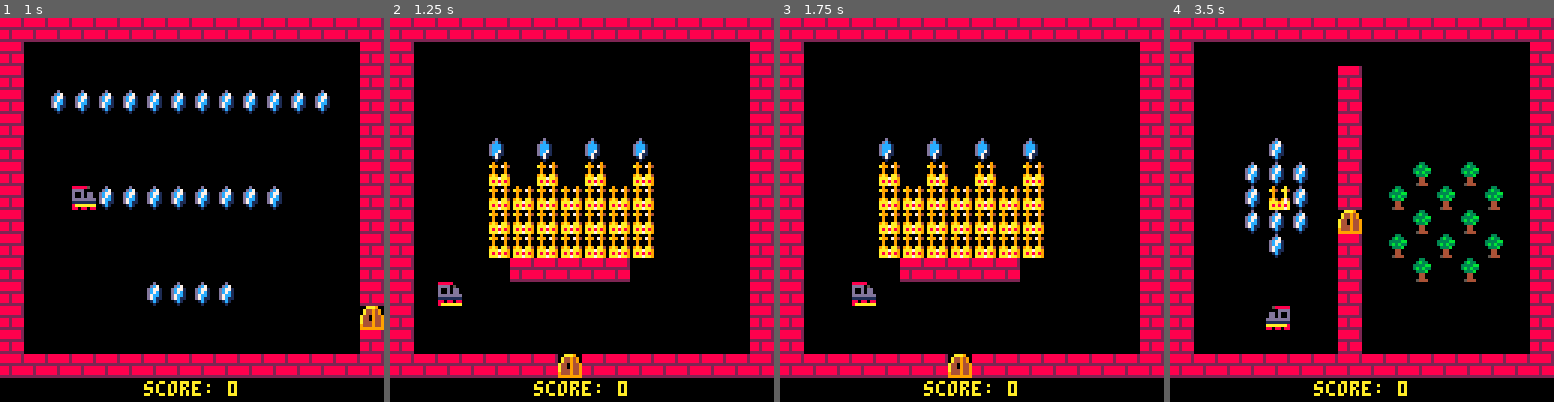
Above: before the commit, frames 1-4 (left to right).
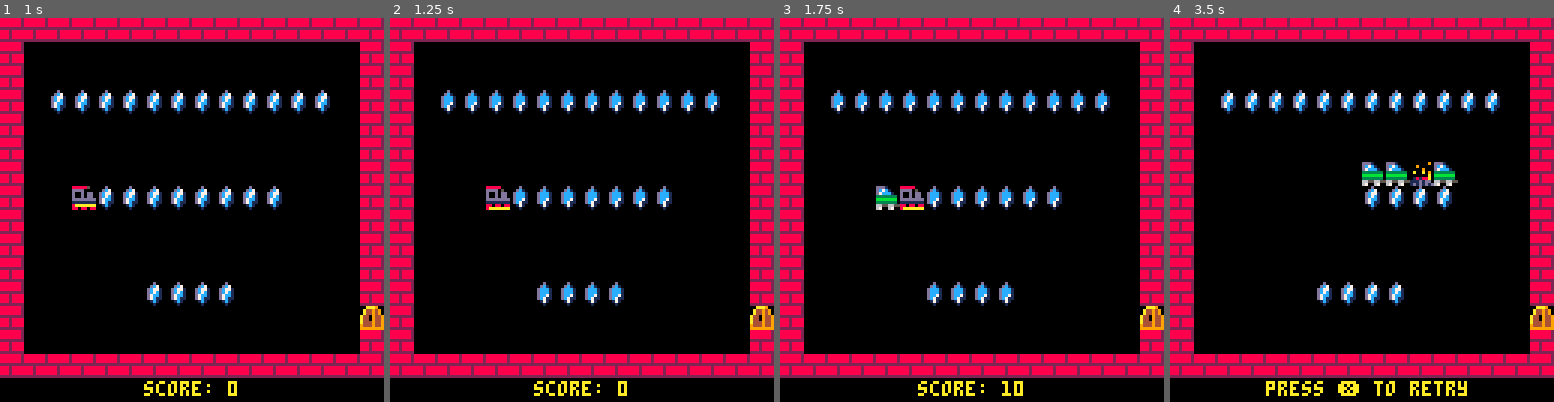
Above: after the commit, the same moments.

Repository: skooda/pico-train
Game: PICO-8 cartridge train.p8
Same seed, same stepped clock (60 frames per second), same inputs: the game is played once before the commit and once after it.
Inputs:
- Up to frame 1 (1 s): tap X (X key) at 0.33 s; tap O (Z key) at 0.7 s
- Up to frame 2 (1.25 s): tap X (X key) at 1.07 s
- Up to frame 3 (1.75 s): hold Right from 1.6 s (still down); tap O (Z key) at 1.7 s
- Up to frame 4 (3.5 s): tap X (X key) at 1.85, 2.97 s; release Right at 2.1 s; tap O (Z key) every 0.4 s from 2.1 to 3.3 s; hold Up 2.15-2.42 s; hold Right 2.47-3.03 s; hold Left from 3.08 s (still down)

Frame 1 is identical in both runs. In frame 2, 13% of the frame differs, in the area x 12-100%, y 18-94%; in frame 3, 14%; in frame 4, 14%, in the area x 13-100%, y 12-99%.

Commit message:
Todo list

Diff:
--- a/train.p8
+++ b/train.p8
@@ -329,8 +329,9 @@
   if btnp(❎) then
     if gameover then
       reset_level()
-    else
-      next_level()
+    //// debug :) ////
+    //else
+    //  next_level()
     end
   end
 
@@ -355,6 +356,23 @@
 end
 
 
+-->8
+-- todo
+
+// original game:
+// - winner (end game) function
+// - level switch effect?
+// - passwords/load game?
+// - level end sound effect
+// - differend swallow snd
+//
+// bonus:
+// - thanks to original author
+// - music?
+// - door open sound?
+// - increasing train speed
+// - subtitles
+// -
 __gfx__
 00000000888885000000000000000090000000000000000000000000000000000000000000000000000000008888888200aaa90000900900000d0000009000a0
 00000000dddd0000000000000090000000000000000000000000000000000000000000000000000000000000888888820a4494900a90099000dc70000a940aa4
